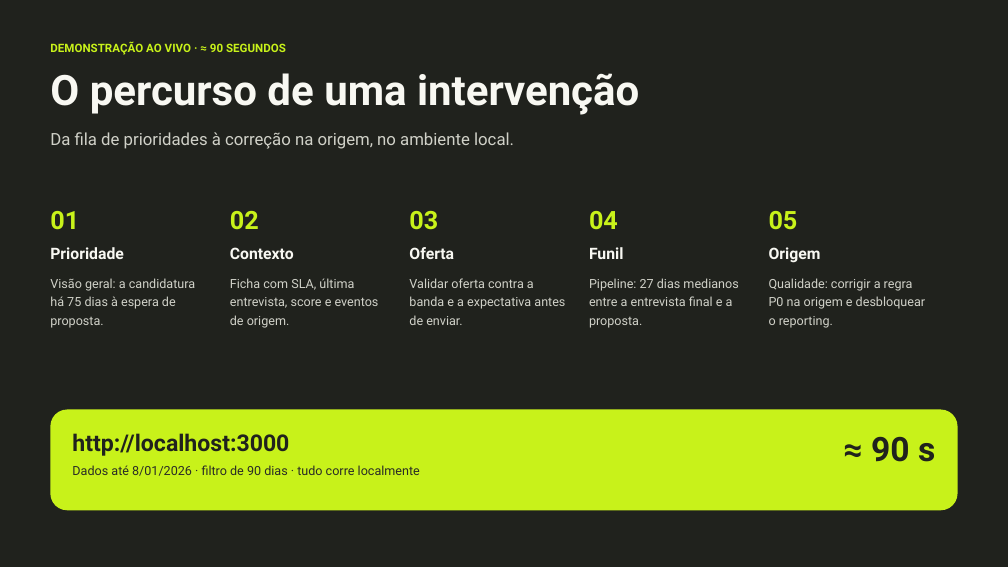
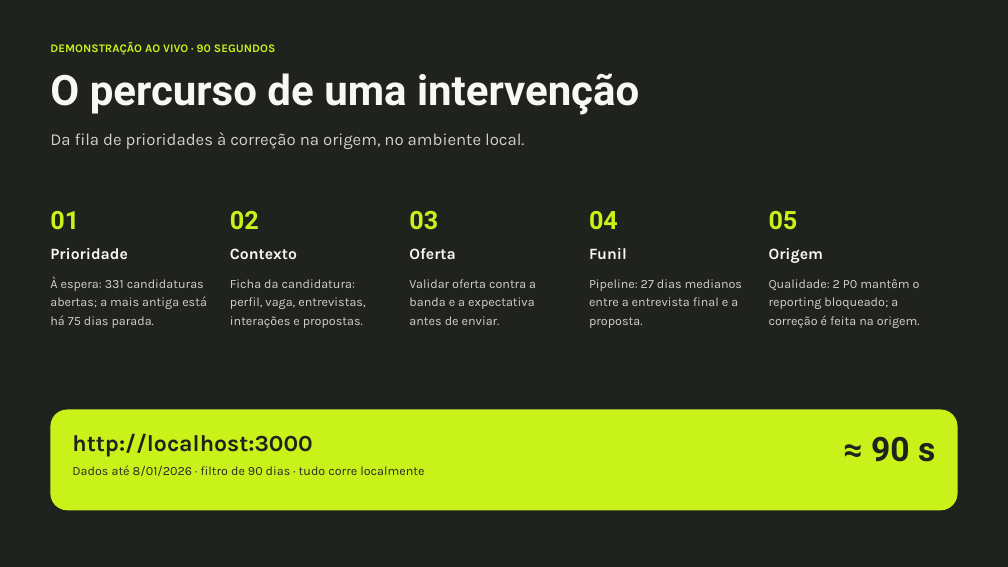
Before and after one commit to charlesaobirch/hackathon-recrutamento, a slide deck: slide 3 of apresentacao/farol-resumo-5min.pptx (slide 8 before the commit). Drawn at 1008x567 pixels with LibreOffice and Linux fonts; fonts in the diff are those of the drawing. Boxes give left, top, right and bottom in pixels: in the first picture for what was removed or moved away, otherwise in the second. Text is boxed around its words. In the diff, an @@ line names an element or a change of style, - is before the commit and + after.

Commit message:
feat apresentação

```diff
--- a/apresentacao/farol-resumo-5min.pptx
+++ b/apresentacao/farol-resumo-5min.pptx
@@ text at (x1=50, y1=42, x2=275, y2=55): text changed; font Roboto to Karla @@
-DEMONSTRAÇÃO AO VIVO · ≈ 90 SEGUNDOS
+DEMONSTRAÇÃO AO VIVO · 90 SEGUNDOS
@@ text at (x1=50, y1=276, x2=207, y2=328): text changed; font Roboto to Karla @@
-Visão geral: a candidatura há 75 dias à espera de proposta.
+À espera: 331 candidaturas abertas; a mais antiga está há 75 dias parada.
@@ text at (x1=230, y1=279, x2=365, y2=328): text changed; font Roboto to Karla @@
-Ficha com SLA, última entrevista, score e eventos de origem.
+Ficha da candidatura: perfil, vaga, entrevistas, interações e propostas.
@@ text at (x1=769, y1=279, x2=920, y2=328): text changed; font Roboto to Karla @@
-Qualidade: corrigir a regra P0 na origem e desbloquear o reporting.
+Qualidade: 2 P0 mantêm o reporting bloqueado; a correção é feita na origem.
@@ font Roboto to Karla in 10 elements at (x1=50, y1=132, x2=524, y2=149), (x1=50, y1=248, x2=128, y2=259), (x1=230, y1=248, x2=297, y2=259), (x1=409, y1=248, x2=455, y2=259), (x1=589, y1=248, x2=627, y2=259), (x1=769, y1=248, x2=823, y2=263), (x1=409, y1=279, x2=536, y2=325), (x1=589, y1=279, x2=742, y2=328), (x1=72, y1=433, x2=312, y2=457), (x1=72, y1=465, x2=424, y2=476) @@
```
Also in this commit, not shown: 4 other slides changed, 4 slides removed, 27 other files.
